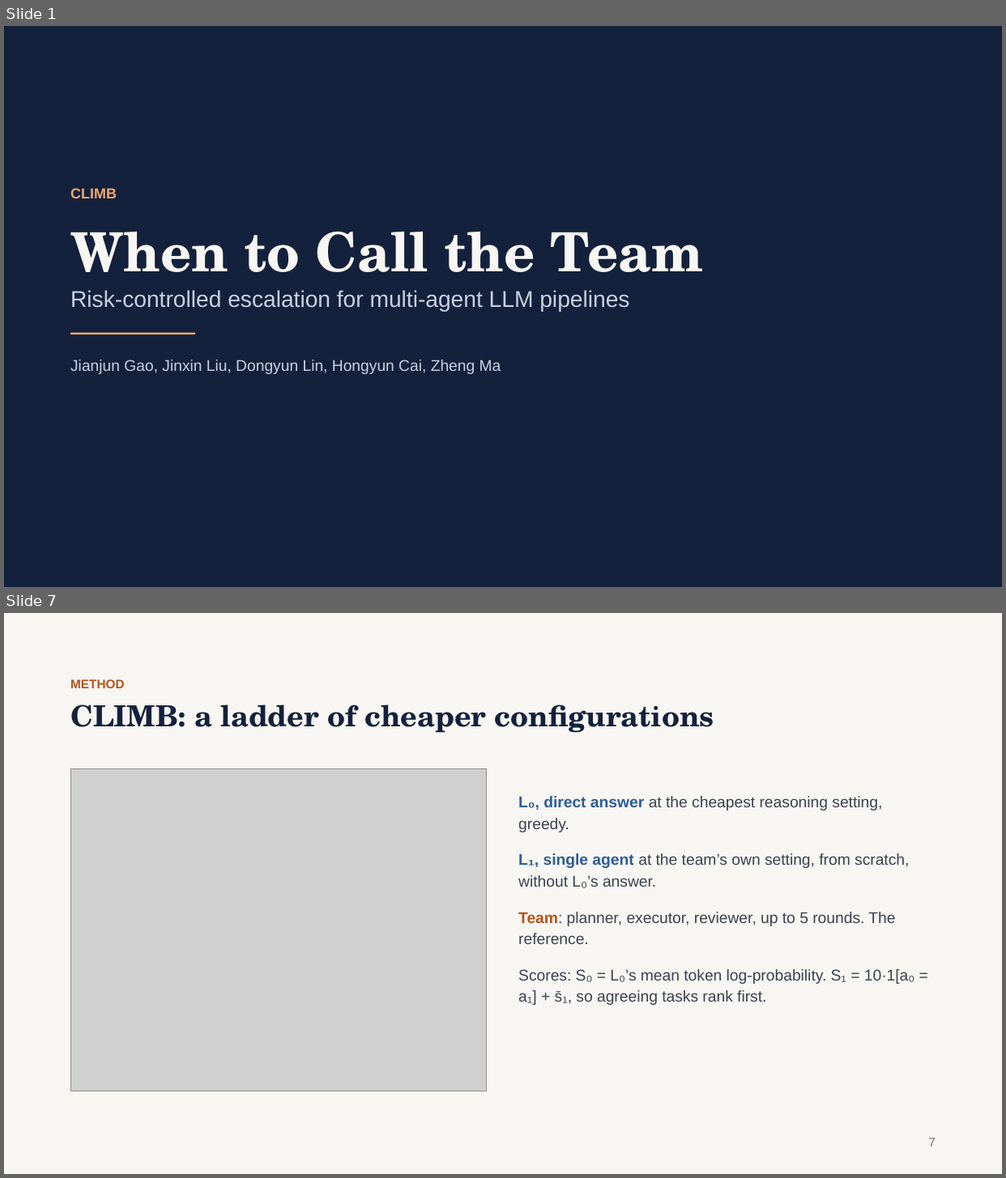
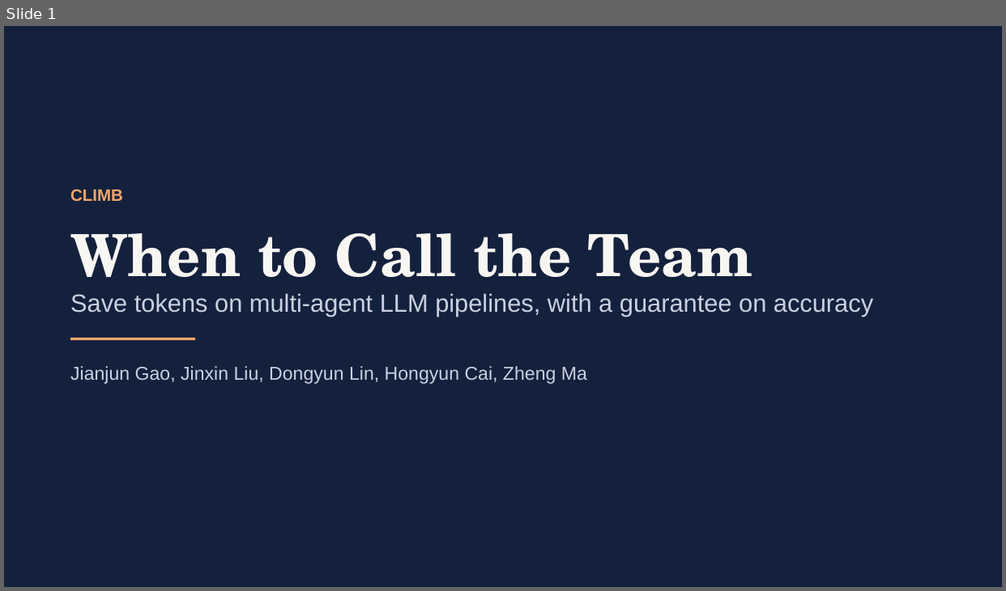
Before and after one commit to gaoj21/tokenbank, a slide deck: slides/CLIMB_talk.pptx. Shown one above the other, each under a label of ours: slides 1 and 7 before the commit, slide 1 after it; the slides between them are not shown. The pictures are 1006x1178 and 1006x591 pixels, drawn with LibreOffice and Linux fonts; fonts in the diff are those of the drawing; grey boxes stand for pictures. Boxes give left, top, right and bottom in pixels: in the first picture for what was removed or moved away, otherwise in the second. Text is boxed around its words. In the diff, an @@ line names an element or a change of style, - is before the commit and + after.

```diff
--- a/slides/CLIMB_talk.pptx
+++ b/slides/CLIMB_talk.pptx
@@ slide 7 removed at (x1=4, y1=613, x2=1002, y2=1174), background #F7F6F2 @@
@@ text removed at (x1=70, y1=679, x2=125, y2=688) @@
-METHOD
@@ text removed at (x1=70, y1=705, x2=714, y2=733) @@
-CLIMB: a ladder of cheaper configurations
@@ picture removed at (x1=70, y1=769, x2=487, y2=1092) @@
@@ text removed at (x1=518, y1=796, x2=915, y2=1005) @@
-L₀, direct answer at the cheapest reasoning setting, greedy.
-L₁, single agent at the team’s own setting, from scratch, without L₀’s answer.
-Team: planner, executor, reviewer, up to 5 rounds. The reference.
-Scores: S₀ = L₀’s mean token log-probability. S₁ = 10·1[a₀ = a₁] + s̄₁, so agreeing tasks rank first.
@@ text removed at (x1=928, y1=1138, x2=936, y2=1147) @@
-7
@@ slide 1 changed as well @@
@@ text "CLIMB" at (x1=70, y1=189, x2=123, y2=201): size 14 to 16 pt @@
@@ text "When to Call the Team" at (x1=70, y1=233, x2=753, y2=296): size 52 to 56 pt @@
@@ text at (x1=70, y1=293, x2=873, y2=317): text changed; size 22 to 24 pt @@
-Risk-controlled escalation for multi-agent LLM pipelines
+Save tokens on multi-agent LLM pipelines, with a guarantee on accuracy
@@ rectangle moved from (x1=70, y1=333, x2=196, y2=335) to (x1=70, y1=338, x2=196, y2=340) @@
@@ text "Jianjun Gao, Jinxin Liu, Dongyun ..." at (x1=70, y1=366, x2=587, y2=384): size 15 to 18 pt @@
```
Also in this commit, not shown: 17 slides added, 17 other slides removed, 14 other files.
